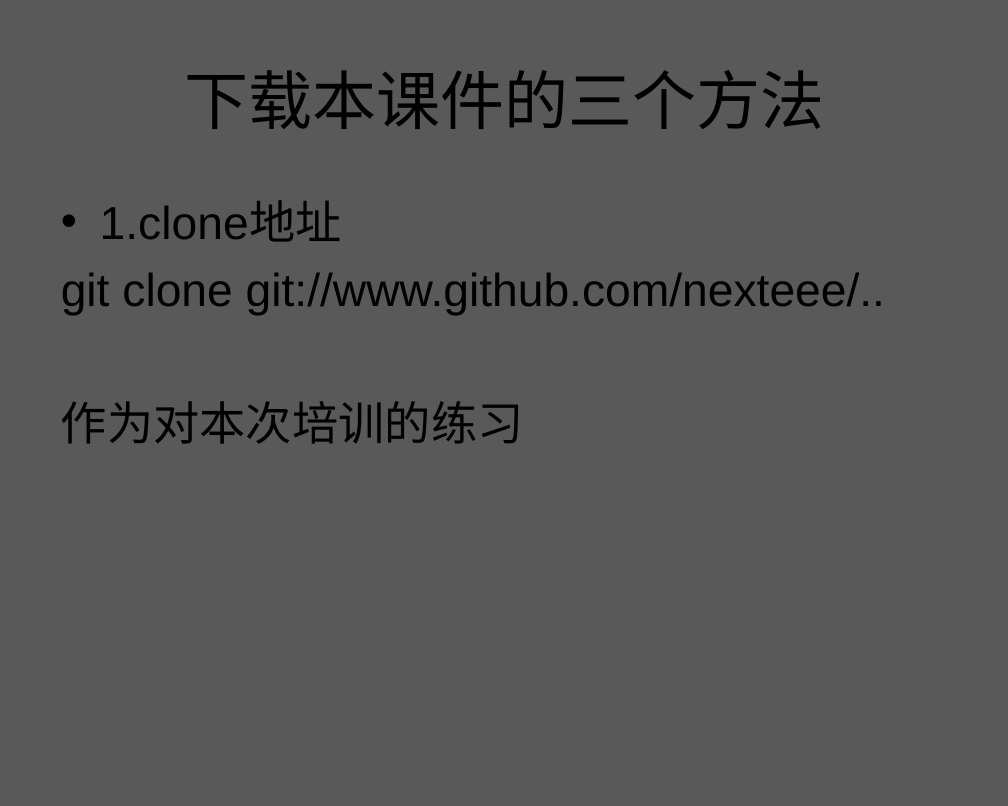
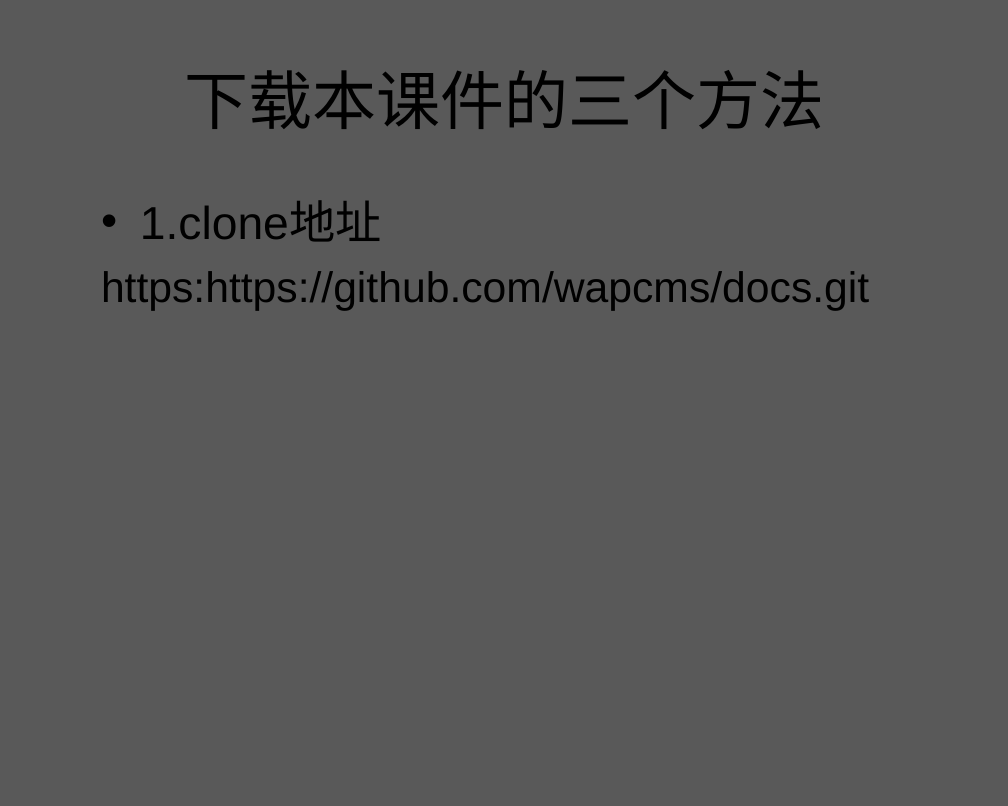
Before and after one commit to zhuxiaosheng/code, a slide deck: slide 101 of git.ppt (slide 84 before the commit). Drawn at 1008x806 pixels with LibreOffice and Linux fonts; fonts in the diff are those of the drawing; background and template pictures are left out. Boxes give left, top, right and bottom in pixels: in the first picture for what was removed or moved away, otherwise in the second. Text is boxed around its words. In the diff, an @@ line names an element or a change of style, - is before the commit and + after.

```diff
--- a/git.ppt
+++ b/git.ppt
@@ text "1.clone地址": place and size @@
-text "1.clone地址" at bbox=[61, 203, 885, 444]
+text "1.clone地址" at bbox=[101, 203, 869, 310]
@@ text at bbox=[101, 271, 869, 310]: text changed; size 26 to 24 pt @@
-git clone git://www.github.com/nexteee/..
-作为对本次培训的练习
+https:https://github.com/wapcms/docs.git
```
Also in this commit, not shown: 28 other slides changed, 33 slides added, 16 slides removed.
